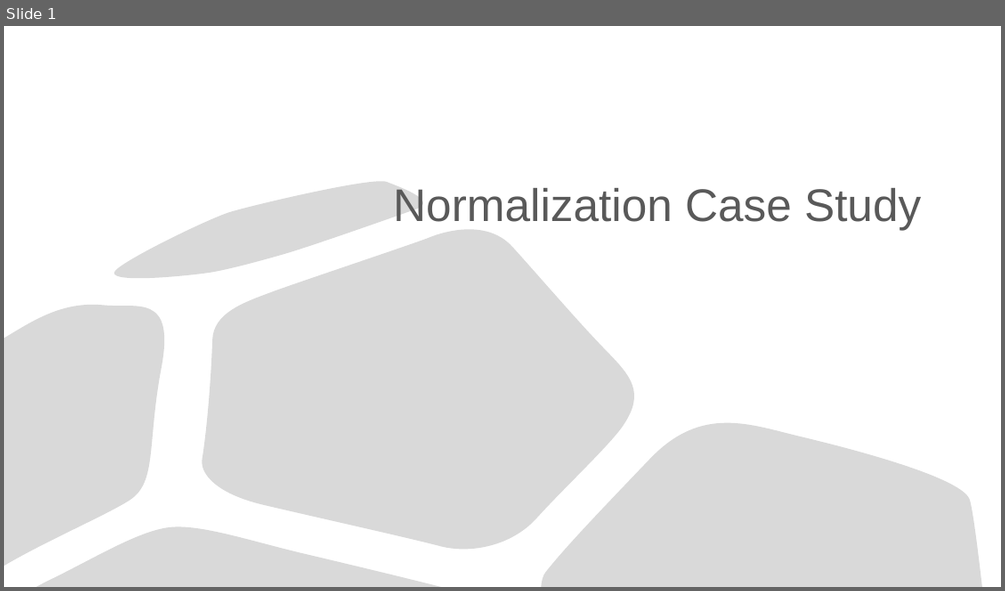
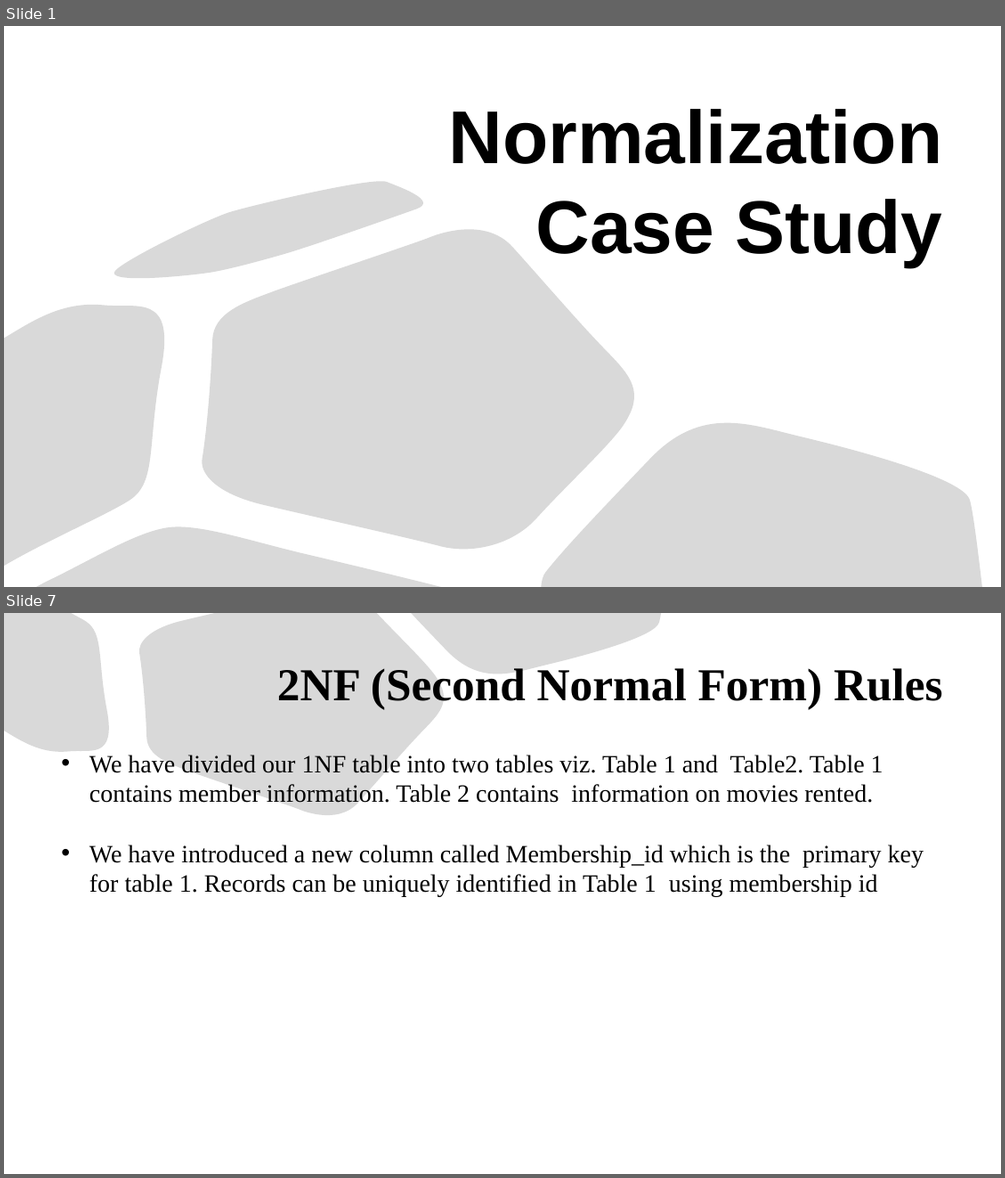
Before and after one commit to Saphall/Leapfrog_Data-Engineering_Assignments, a slide deck: Week1/Day1/Data Assignment/Normalization Case Study.pptx. Shown one above the other, each under a label of ours: slide 1 before the commit, slides 1 and 7 after it; the slides between them are not shown. The pictures are 1005x591 and 1005x1178 pixels, drawn with LibreOffice and Linux fonts; fonts in the diff are those of the drawing. Boxes give left, top, right and bottom in pixels: in the first picture for what was removed or moved away, otherwise in the second. Text is boxed around its words. In the diff, an @@ line names an element or a change of style, - is before the commit and + after.

```diff
--- a/Week1/Day1/Data Assignment/Normalization Case Study.pptx
+++ b/Week1/Day1/Data Assignment/Normalization Case Study.pptx
@@ slide 7 added at (x1=4, y1=613, x2=1001, y2=1174), background #FFFFFF @@
@@ freeform shape added at (x1=4, y1=613, x2=116, y2=761), fill #D9D9D9, outline #000000 0.75 pt @@
@@ freeform shape added at (x1=138, y1=613, x2=452, y2=826), fill #D9D9D9, outline #000000 0.75 pt @@
@@ freeform shape added at (x1=411, y1=613, x2=661, y2=686), fill #D9D9D9, outline #000000 0.75 pt @@
@@ title added at (x1=277, y1=668, x2=943, y2=710), 44 pt, text #000000, bold @@
+2NF (Second Normal Form) Rules
@@ text added at (x1=89, y1=755, x2=923, y2=897), 24 pt, text #000000 @@
+• We have divided our 1NF table into two tables viz. Table 1 and Table2. Table 1 contains member information. Table 2 contains information on movies rented.
+• We have introduced a new column called Membership_id which is the primary key for table 1. Records can be uniquely identified in Table 1 using membership id
@@ slide 1 changed as well @@
@@ title "Normalization Case Study" moved from (x1=393, y1=188, x2=921, y2=230) to (x1=449, y1=109, x2=943, y2=266) @@
@@ title "Normalization Case Study" at (x1=449, y1=109, x2=943, y2=266): size 44 to 72 pt, text colour #595959 to #000000, bold on @@
```
Also in this commit, not shown: 9 other slides added.
